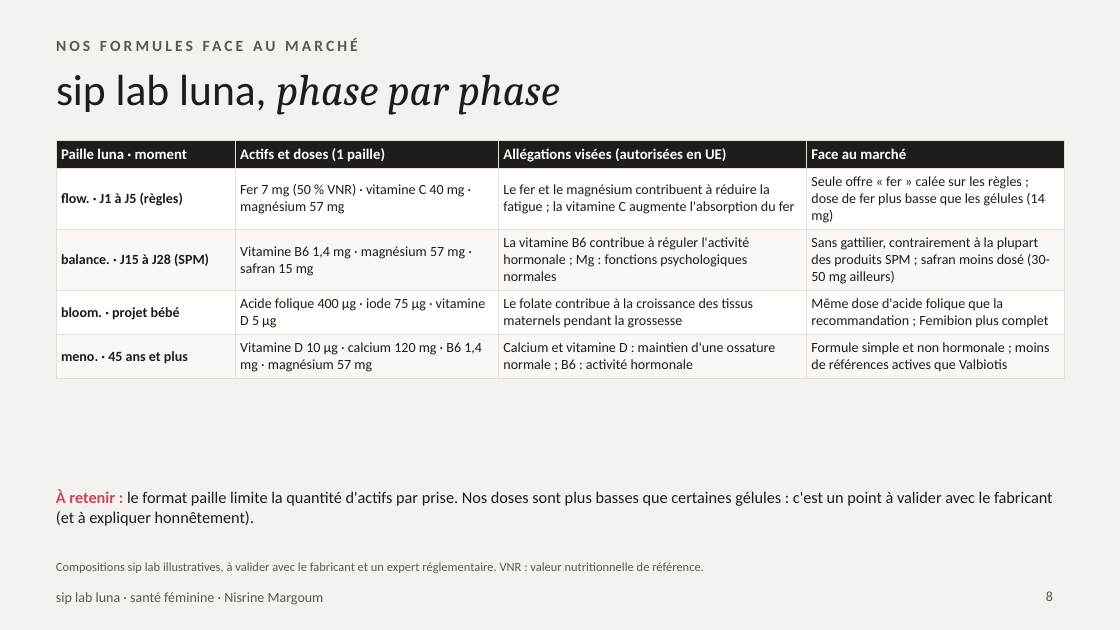
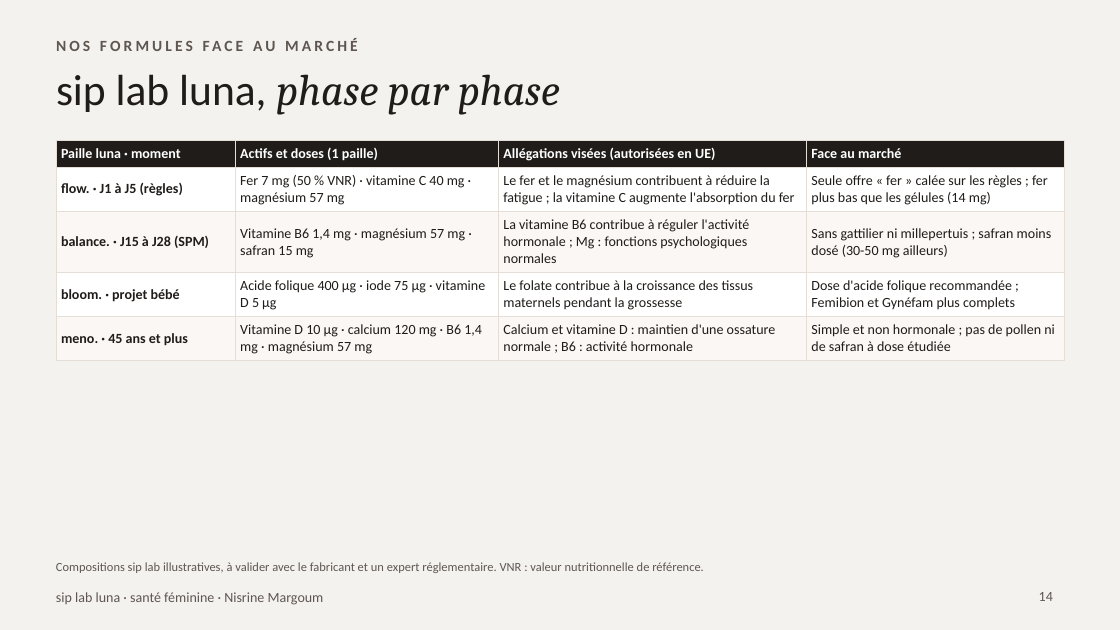
Before and after one commit to nisrine-max/mon-sitee, a slide deck: slide 14 of pitch/siplab-luna-problematique.pptx (slide 8 before the commit). Drawn at 1120x630 pixels with LibreOffice and Linux fonts; fonts in the diff are those of the drawing. Boxes give left, top, right and bottom in pixels: in the first picture for what was removed or moved away, otherwise in the second. Text is boxed around its words. In the diff, an @@ line names an element or a change of style, - is before the commit and + after.

```diff
--- a/pitch/siplab-luna-problematique.pptx
+++ b/pitch/siplab-luna-problematique.pptx
@@ table at [56,140,1064,358] @@
-row 2, column 4: Seule offre « fer » calée sur les règles ; dose de fer plus basse que les gélules (14 mg)
+row 2, column 4: Seule offre « fer » calée sur les règles ; fer plus bas que les gélules (14 mg)
-row 3, column 4: Sans gattilier, contrairement à la plupart des produits SPM ; safran moins dosé (30-50 mg ailleurs)
+row 3, column 4: Sans gattilier ni millepertuis ; safran moins dosé (30-50 mg ailleurs)
-row 4, column 4: Même dose d'acide folique que la recommandation ; Femibion plus complet
+row 4, column 4: Dose d'acide folique recommandée ; Femibion et Gynéfam plus complets
-row 5, column 4: Formule simple et non hormonale ; moins de références actives que Valbiotis
+row 5, column 4: Simple et non hormonale ; pas de pollen ni de safran à dose étudiée
@@ size 9.5 to 9 pt in "Paille luna · moment", "Actifs et doses (1 paille)", "Allégations visées (autorisées en UE)", "Face au marché" @@
@@ text removed at [56,490,1053,526] @@
-À retenir : le format paille limite la quantité d'actifs par prise. Nos doses sont plus basses que certaines gélules : c'est un point à valider avec le fabricant (et à expliquer honnêtement).
@@ page number at [1039,592,1053,601]: text changed @@
-8
+14
```
Also in this commit, not shown: 4 other slides changed, 8 slides added, 1 slide removed.
